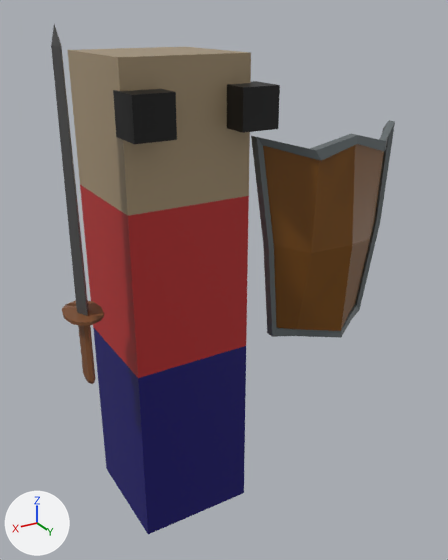
Before and after pictures for a commit that changed the FBX model Assets/Models/Medieval.fbx_Infantry/Medieval.fbx_Infantry.fbx.
Camera for both pictures: a 50 mm camera at (0.803, 1.644, 1.642) aimed at (-0.159, 0.04, 0.84). Every picture has the same lights, and +X, +Y and +Z are marked at lower left. Where no turn or scale is listed for an object, it has been applied to the vertices.

Objects in the first picture: 'MediumMan.001', 'Sword.001', 'WoodShield.001'.
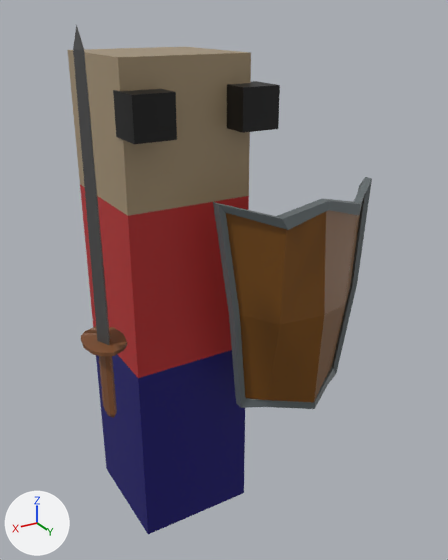
Diff of the bpy script that builds the scene:
```diff
--- a/Assets/Models/Medieval.fbx_Infantry/Medieval.fbx_Infantry.fbx.py
+++ b/Assets/Models/Medieval.fbx_Infantry/Medieval.fbx_Infantry.fbx.py
@@ ob_sword_001 @@
 ob_sword_001 = bpy.data.objects.new('Sword.001', me_heroblade)
-ob_sword_001.location = (0.341, 0.114, 0.644)
+ob_sword_001.location = (0.35, 0.299, 0.644)
@@ ob_woodshield_001 @@
 ob_woodshield_001 = bpy.data.objects.new('WoodShield.001', me_circle_004)
-ob_woodshield_001.location = (-0.488, 0.265, 0.957)
+ob_woodshield_001.location = (-0.285, 0.39, 0.817)
```

Changed parts and their boxes [x1, y1, x2, y2] in the pictures (448 x 560 px):
'WoodShield.001', moved
    before: [251, 120, 395, 338]
    after: [213, 177, 372, 409]
'Sword.001', moved
    before: [51, 24, 104, 384]
    after: [73, 24, 127, 418]
